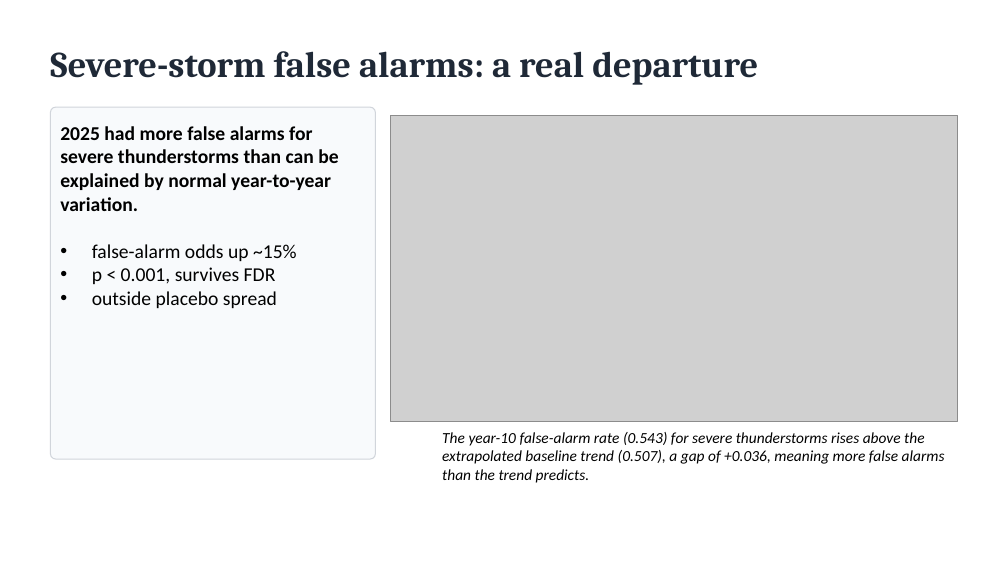
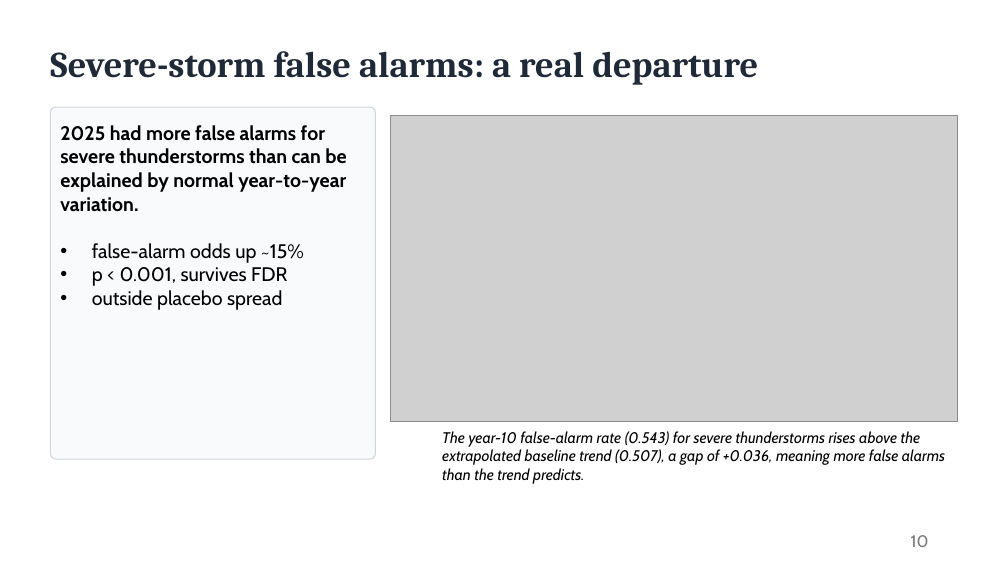
Before and after one commit to craig-rudman/MSDS692, a slide deck: slide 10 of report/MSDS692 Practicum I Craig Rudman.pptx. Drawn at 1008x567 pixels with LibreOffice and Linux fonts; fonts in the diff are those of the drawing; grey boxes stand for pictures. Boxes give left, top, right and bottom in pixels: in the first picture for what was removed or moved away, otherwise in the second. Text is boxed around its words. In the diff, an @@ line names an element or a change of style, - is before the commit and + after.

```diff
--- a/report/MSDS692 Practicum I Craig Rudman.pptx
+++ b/report/MSDS692 Practicum I Craig Rudman.pptx
@@ text "2025 had more false alarms ..." at (x1=60, y1=125, x2=346, y2=310): font Calibri to Cabin @@
@@ text "The year-10 false-alarm rate (0.543) ..." at (x1=442, y1=431, x2=945, y2=484): font Calibri to Cabin @@
@@ page number added at (x1=911, y1=535, x2=929, y2=547), 12 pt, text #797979 @@
+10
```
Also in this commit, not shown: 13 other slides changed, 1 other file.
